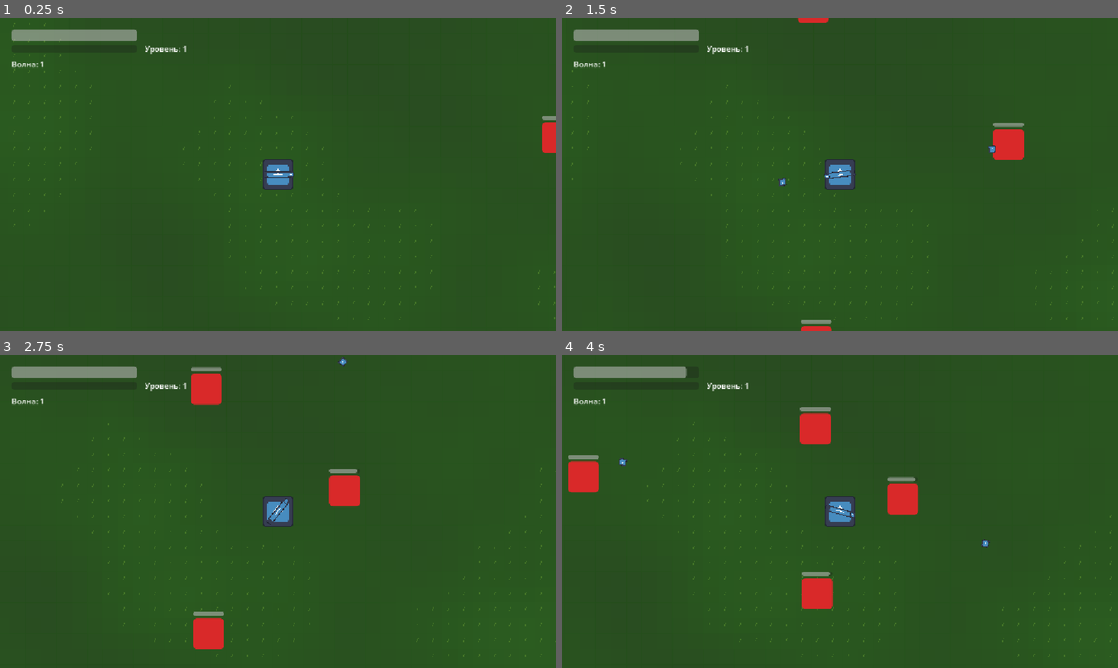
Above: before the commit, frames 1-4 (two rows, left to right).
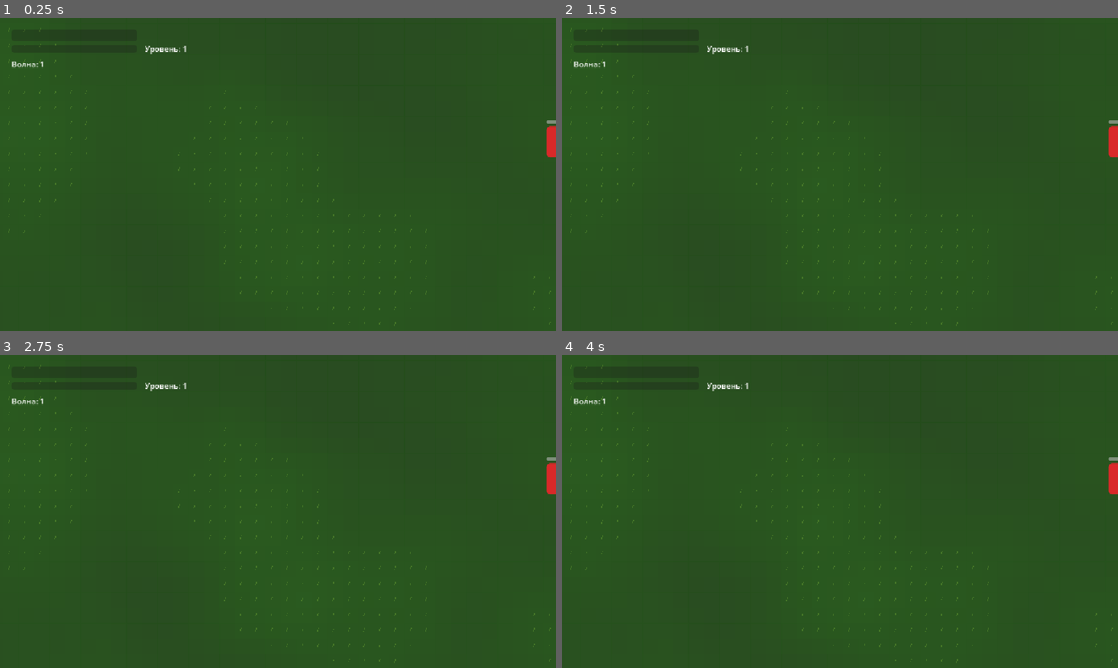
Above: after the commit, the same moments.

Repository: ZumVel/roguelike
Game: Godot game, scene res://levels/test_level/main.tscn
Same seed, same stepped clock (60 frames per second), same inputs: the game is played once before the commit and once after it. The engine's default icon, where the game draws it, is replaced by a stand-in: a white triangle on a blue panel in a dark square.
Inputs (mouse positions are in pixels of both pictures, inside the frame that each line leads up to):
- Up to frame 1 (0.25 s): no input
- Up to frame 2 (1.5 s): tap Enter (ui_accept) at 0.5, 0.6, 0.77, 1.07 s; move the mouse to (962, 158) at 0.52 s; hold Right (ui_right) 0.53-1.25 s; click (962, 158) at 0.67 s; drag from (728, 190) to (840, 174) at 1.27 s
- Up to frame 3 (2.75 s): move the mouse to (333, 442) at 2.02 s; hold Right (ui_right) from 2.03 s (still down); tap Enter (ui_accept) at 2.1 s
- Up to frame 4 (4 s): release Right (ui_right) at 2.75 s; drag from (812, 574) to (673, 464) at 2.77 s; move the mouse to (1006, 558) at 3.52 s; hold Left (ui_left) from 3.53 s (still down); tap Enter (ui_accept) at 3.6, 3.77 s

The runs differ from the first frame. In frame 1, 2.2% of the frame differs, in the area x 1-100%, y 1-99%; in frame 2, 3.1%; in frame 3, 4.1%; in frame 4, 4.7%, in the area x 1-100%, y 3-99%.

Commit message:
Refactor mobile controls to use scene nodes instead of programmatic creation
- Modified .gitignore to update ignored file patterns for Godot project
- Updated simple_character.tscn to include predefined UI nodes for joysticks and buttons under MobileControlsUI
- Changed MobileControlsUI.gd to reference existing scene nodes via @onready variables instead of creating them programmatically
- Removed texture creation and UI element generation functions from MobileControlsUI.gd
- Updated UI positioning logic to work with pre-existing nodes in the scene

This refactoring moves mobile control elements from runtime creation to scene-based design, improving maintainability and performance while keeping all UI elements within the component structure.

Diff:
--- a/characters/simple_character/simple_character.tscn
+++ b/characters/simple_character/simple_character.tscn
@@ -53,7 +53,47 @@
 script = ExtResource("8_mobile_ctrl")
 metadata/_custom_type_script = "res://components/mobile_controls/MobileControlsController.gd"
 
-[node name="MobileControlsUI" type="CanvasLayer" parent="." unique_id=1660794487]
+[node name="MobileControlsUI" type="CanvasLayer" unique_id=1660794487]
 script = ExtResource("10_mobile_ui")
 metadata/_custom_type_script = "res://components/mobile_controls/MobileControlsUI.gd"
 mobile_input = NodePath("../InputComponent/MobileInputComponent")
+
+[node name="MoveJoystickBG" type="TextureRect" parent="MobileControlsUI"]
+visible = false
+custom_minimum_size = Vector2(100, 100)
+
+[node name="MoveJoystickStick" type="TextureRect" parent="MobileControlsUI/MoveJoystickBG"]
+visible = false
+custom_minimum_size = Vector2(50, 50)
+
+[node name="AimJoystickBG" type="TextureRect" parent="MobileControlsUI"]
+visible = false
+custom_minimum_size = Vector2(100, 100)
+
+[node name="AimJoystickStick" type="TextureRect" parent="MobileControlsUI/AimJoystickBG"]
+visible = false
+custom_minimum_size = Vector2(50, 50)
+
+[node name="FireButton" type="TouchScreenButton" parent="MobileControlsUI"]
+visible = false
+shape = SubResource("CircleShape2D_fire")
+passby_press = true
+action = "ui_accept"
+
+[node name="FireTexture" type="TextureRect" parent="MobileControlsUI/FireButton"]
+custom_minimum_size = Vector2(80, 80)
+
+[node name="DashButton" type="TouchScreenButton" parent="MobileControlsUI"]
+visible = false
+shape = SubResource("CircleShape2D_dash")
+passby_press = true
+action = "ui_accept"
+
+[node name="DashTexture" type="TextureRect" parent="MobileControlsUI/DashButton"]
+custom_minimum_size = Vector2(70, 70)
+
+[sub_resource type="CircleShape2D" id="CircleShape2D_fire"]
+radius = 40.0
+
+[sub_resource type="CircleShape2D" id="CircleShape2D_dash"]
+radius = 35.0
--- a/components/mobile_controls/MobileControlsUI.gd
+++ b/components/mobile_controls/MobileControlsUI.gd
@@ -4,19 +4,13 @@
 ## Ссылка на компонент ввода
 @export var mobile_input: MobileInputComponent
 
-## UI элементы
-var move_joystick_bg: TextureRect
-var move_joystick_stick: TextureRect
-var aim_joystick_bg: TextureRect
-var aim_joystick_stick: TextureRect
-var fire_button: TouchScreenButton
-var dash_button: TouchScreenButton
-
-## Иконки (будут созданы программно)
-var joystick_bg_texture: Texture2D
-var joystick_stick_texture: Texture2D
-var fire_button_texture: Texture2D
-var dash_button_texture: Texture2D
+## UI элементы (ссылки на узлы из сцены)
+@onready var move_joystick_bg: TextureRect = $MoveJoystickBG
+@onready var move_joystick_stick: TextureRect = $MoveJoystickBG/MoveJoystickStick
+@onready var aim_joystick_bg: TextureRect = $AimJoystickBG
+@onready var aim_joystick_stick: TextureRect = $AimJoystickBG/AimJoystickStick
+@onready var fire_button: TouchScreenButton = $FireButton
+@onready var dash_button: TouchScreenButton = $DashButton
 
 func _ready() -> void:
 	if not mobile_input:
@@ -31,8 +25,18 @@
 	visible = true
 	layer = 100  # Поверх всего
 
-	_create_textures()
-	_create_ui_elements()
+	# Показываем UI элементы
+	move_joystick_bg.visible = true
+	move_joystick_stick.visible = true
+	aim_joystick_bg.visible = true
+	aim_joystick_stick.visible = true
+	fire_button.visible = true
+	dash_button.visible = true
+
+	# Подключаем сигналы кнопок
+	fire_button.pressed.connect(_on_fire_pressed)
+	fire_button.released.connect(_on_fire_released)
+	dash_button.pressed.connect(_on_dash_pressed)
 
 	# Обновляем UI при изменении размера окна
 	get_viewport().size_changed.connect(_update_ui_positions)
@@ -44,146 +48,6 @@
 	if DisplayServer.is_touchscreen_available():
 		return true
 	return false
-
-func _create_textures() -> void:
-	# Создаем текстуру фона джойстика (круг с полупрозрачным цветом)
-	var bg_image = Image.create(100, 100, false, Image.FORMAT_RGBA8)
-	bg_image.fill(Color(0, 0.3, 0.6, 0.3))
-	_draw_circle_on_image(bg_image, Color(0, 0.3, 0.6, 0.2), 50)
-	joystick_bg_texture = ImageTexture.create_from_image(bg_image)
-
-	# Создаем текстуру стика джойстика
-	var stick_image = Image.create(50, 50, false, Image.FORMAT_RGBA8)
-	stick_image.fill(Color(0, 0.5, 1, 0.8))
-	_draw_circle_on_image(stick_image, Color(1, 1, 1, 0.5), 25)
-	joystick_stick_texture = ImageTexture.create_from_image(stick_image)
-
-	# Создаем текстуру кнопки огня (красная)
-	var fire_image = Image.create(80, 80, false, Image.FORMAT_RGBA8)
-	fire_image.fill(Color(1, 0, 0, 0.3))
-	_draw_circle_on_image(fire_image, Color(1, 0, 0, 0.7), 40)
-	_draw_circle_on_image(fire_image, Color(1, 1, 1, 0.8), 15)
-	fire_button_texture = ImageTexture.create_from_image(fire_image)
-
-	# Создаем текстуру кнопки рывка (зеленая с молнией)
-	var dash_image = Image.create(70, 70, false, Image.FORMAT_RGBA8)
-	dash_image.fill(Color(0, 1, 0, 0.3))
-	_draw_circle_on_image(dash_image, Color(0, 1, 0, 0.7), 35)
-	_draw_lightning_on_image(dash_image, Color(1, 1, 1, 0.9), 35)
-	dash_button_texture = ImageTexture.create_from_image(dash_image)
-
-func _draw_circle_on_image(image: Image, color: Color, radius: int) -> void:
-	var center = Vector2(image.get_width() / 2, image.get_height() / 2)
-	for y in range(image.get_height()):
-		for x in range(image.get_width()):
-			var pos = Vector2(x, y)
-			if pos.distance_to(center) <= radius:
-				image.set_pixel(x, y, color)
-
-func _draw_lightning_on_image(image: Image, color: Color, size: float) -> void:
-	var center = Vector2(image.get_width() / 2, image.get_height() / 2)
-	var points = [
-		center + Vector2(-size * 0.3, -size * 0.8),
-		center + Vector2(size * 0.5, -size * 0.2),
-		center + Vector2(size * 0.1, -size * 0.2),
-		center + Vector2(size * 0.4, size * 0.8),
-		center + Vector2(-size * 0.5, size * 0.1),
-		center + Vector2(-size * 0.1, size * 0.1)
-	]
-	_draw_polygon_on_image(image, points, color)
-
-func _draw_polygon_on_image(image: Image, points: Array, color: Color) -> void:
-	if points.size() < 3:
-		return
-
-	# Простая триангуляция для заполнения полигона
-	var min_x = image.get_width()
-	var max_x = 0
-	var min_y = image.get_height()
-	var max_y = 0
-
-	for point in points:
-		min_x = mini(min_x, int(point.x))
-		max_x = maxi(max_x, int(point.x))
-		min_y = mini(min_y, int(point.y))
-		max_y = maxi(max_y, int(point.y))
-
-	for y in range(min_y, max_y + 1):
-		for x in range(min_x, max_x + 1):
-			if _point_in_polygon(Vector2(x, y), points):
-				image.set_pixel(x, y, color)
-
-func _point_in_polygon(point: Vector2, polygon: Array) -> bool:
-	var inside = false
-	var j = polygon.size() - 1
-
-	for i in range(polygon.size()):
-		var pi = polygon[i] as Vector2
-		var pj = polygon[j] as Vector2
-
-		if ((pi.y > point.y) != (pj.y > point.y)) and \
-		   (point.x < (pj.x - pi.x) * (point.y - pi.y) / (pj.y - pi.y) + pi.x):
-			inside = !inside
-
-		j = i
-
-	return inside
-
-func _create_ui_elements() -> void:
-	# Очищаем существующие элементы
-	for child in get_children():
-		child.queue_free()
-
-	# Левый джойстик (движение)
-	move_joystick_bg = TextureRect.new()
-	move_joystick_bg.name = "MoveJoystickBG"
-	move_joystick_bg.texture = joystick_bg_texture
-	move_joystick_bg.custom_minimum_size = Vector2(100, 100)
-	add_child(move_joystick_bg)
-
-	move_joystick_stick = TextureRect.new()
-	move_joystick_stick.name = "MoveJoystickStick"
-	move_joystick_stick.texture = joystick_stick_texture
-	move_joystick_stick.custom_minimum_size = Vector2(50, 50)
-	move_joystick_bg.add_child(move_joystick_stick)
-
-	# Правый джойстик (прицеливание)
-	aim_joystick_bg = TextureRect.new()
-	aim_joystick_bg.name = "AimJoystickBG"
-	aim_joystick_bg.texture = joystick_bg_texture
-	aim_joystick_bg.custom_minimum_size = Vector2(100, 100)
-	add_child(aim_joystick_bg)
-
-	aim_joystick_stick = TextureRect.new()
-	aim_joystick_stick.name = "AimJoystickStick"
-	aim_joystick_stick.texture = joystick_stick_texture
-	aim_joystick_stick.custom_minimum_size = Vector2(50, 50)
-	aim_joystick_bg.add_child(aim_joystick_stick)
-
-	# Кнопка огня
-	fire_button = TouchScreenButton.new()
-	fire_button.name = "FireButton"
-	fire_button.shape = CircleShape2D.new()
-	fire_button.shape.radius = 40
-	var fire_texture_rect = TextureRect.new()
-	fire_texture_rect.texture = fire_button_texture
-	fire_texture_rect.custom_minimum_size = Vector2(80, 80)
-	fire_button.add_child(fire_texture_rect)
-	fire_button.pressed.connect(_on_fire_pressed)
-	fire_button.released.connect(_on_fire_released)
-	add_child(fire_button)
-
-	# Кнопка рывка
-	dash_button = TouchScreenButton.new()
-	dash_button.name = "DashButton"
-	dash_button.shape = CircleShape2D.new()
-	dash_button.shape.radius = 35
-	var dash_texture_rect = TextureRect.new()
-	dash_texture_rect.texture = dash_button_texture
-	dash_texture_rect.custom_minimum_size = Vector2(70, 70)
-	dash_button.add_child(dash_texture_rect)
-	dash_button.pressed.connect(_on_dash_pressed)
-	add_child(dash_button)
 
 func _update_ui_positions() -> void:
 	var viewport_size = get_viewport().size
Not shown, changed: .gitignore
